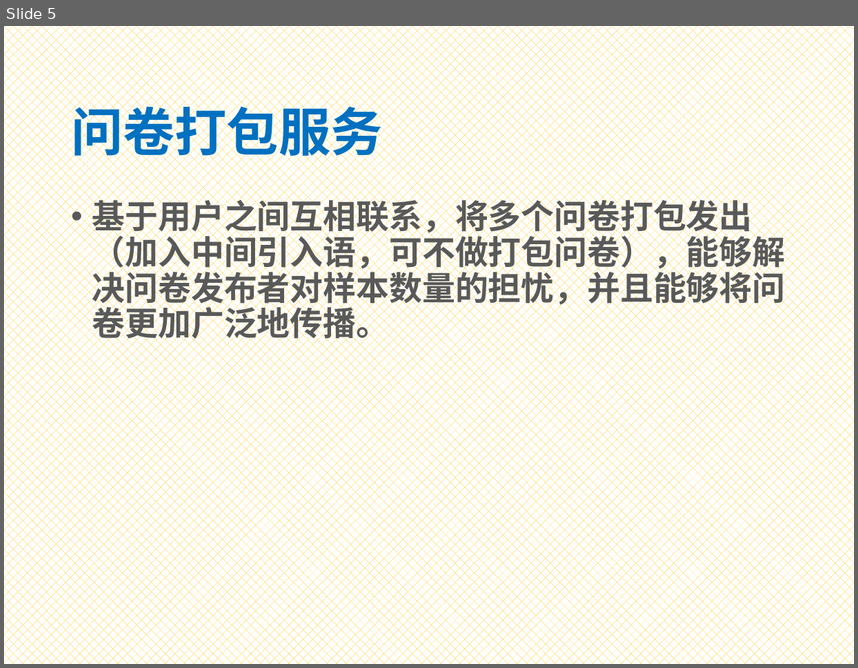
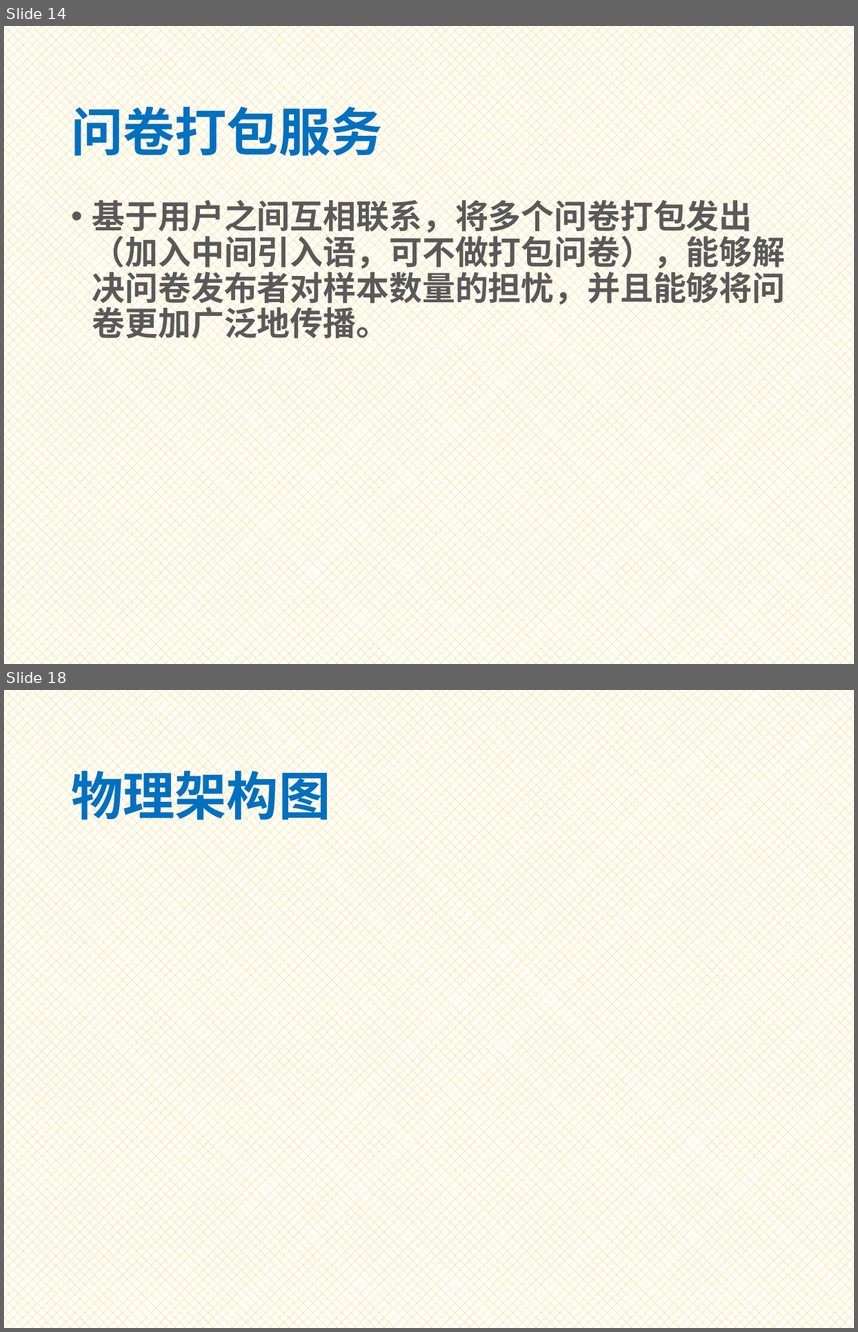
Before and after one commit to Bonjourz/to-simple, a slide deck: Presentation2 Template.pptx. Shown one above the other, each under a label of ours: slide 5 before the commit, slides 14 and 18 after it; the slides between them are not shown. The pictures are 858x668 and 858x1332 pixels, drawn with LibreOffice and Linux fonts; fonts in the diff are those of the drawing; background and template pictures are left out. Boxes give left, top, right and bottom in pixels: in the first picture for what was removed or moved away, otherwise in the second. Text is boxed around its words. In the diff, an @@ line names an element or a change of style, - is before the commit and + after.

```diff
--- a/Presentation2 Template.pptx
+++ b/Presentation2 Template.pptx
@@ slide 18 added at bbox=[4, 690, 854, 1328], background picture (left out) @@
@@ title added at bbox=[71, 762, 330, 828], 44 pt, text #0070C0, bold @@
+物理架构图
@@ what was slide 5 is now slide 14 @@
```
Also in this commit, not shown: 2 slides changed, 18 other slides added, 6 slides removed.
